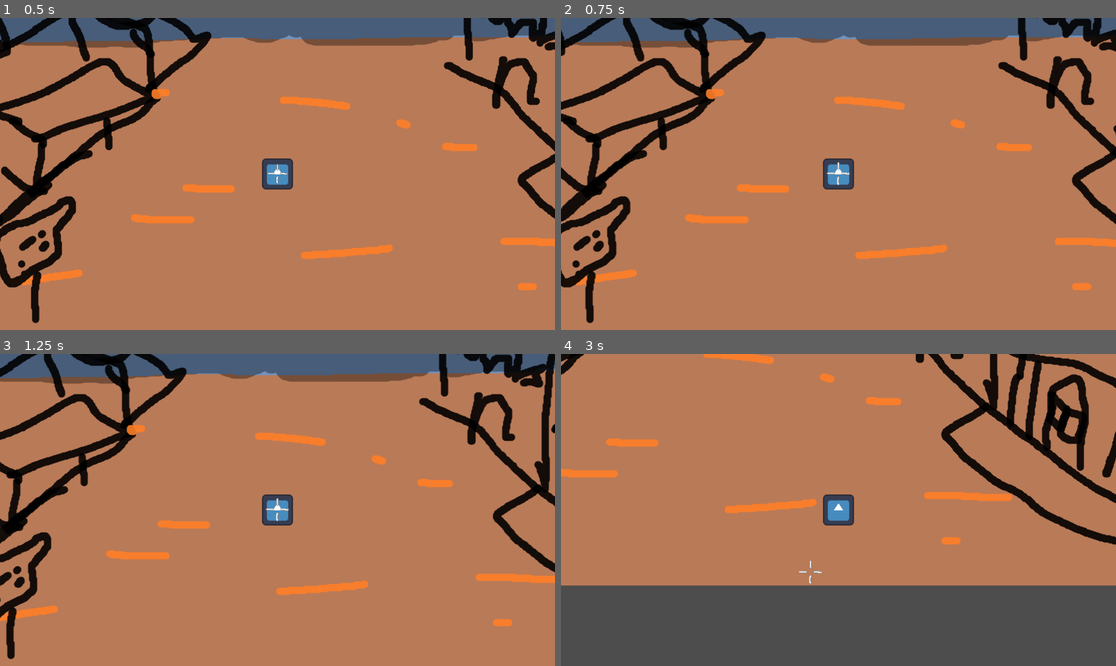
Above: before the commit, frames 1-4 (two rows, left to right).
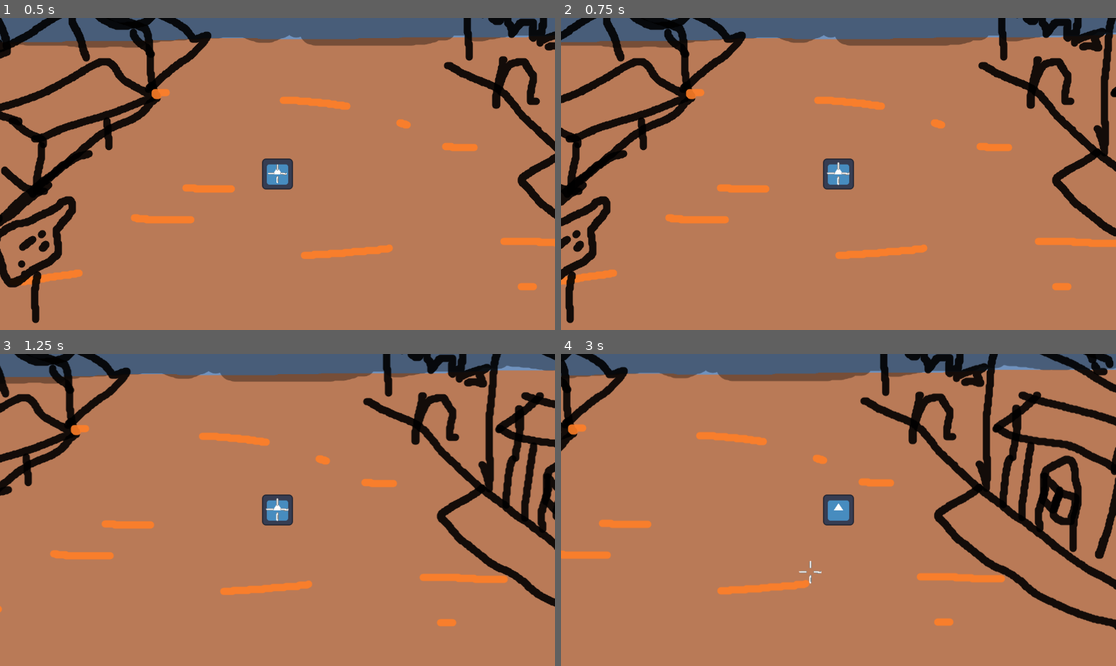
Above: after the commit, the same moments.

Repository: Niimphu/quickdraw
Game: Godot game, scene res://test.tscn
The game is run twice, just before and just after one commit, with the same random seed, the same clock (stepped at 60 frames per second) and the same inputs. The engine's default icon, where the game draws it, is replaced by a stand-in: a white triangle on a blue panel in a dark square.
Inputs (mouse positions are in pixels of both pictures, inside the frame that each line leads up to):
- Up to frame 1 (0.5 s): no input
- Up to frame 2 (0.75 s): tap Enter at 0.5 s; hold D (right) from 0.53 s (still down); hold Mouse wheel down (scroll_down) from 0.53 s (still down)
- Up to frame 3 (1.25 s): keep holding D (right); keep holding Mouse wheel down (scroll_down)
- Up to frame 4 (3 s): move the mouse to (727, 525) at 1.27 s; release D (right) at 1.28 s; release Mouse wheel down (scroll_down) at 1.28 s; hold S (down) 1.28-2.03 s; tap Mouse wheel up (scroll_up) at 1.35 s; move the mouse to (894, 441) at 2.02 s; press the mouse at (894, 441) at 2.03 s; hold D (right) 2.03-2.78 s; move the mouse to (810, 572) at 2.77 s; release the mouse at (810, 572) at 2.78 s; hold W (up) from 2.78 s (still down); tap Mouse wheel down (scroll_down) at 2.85 s

Frame 1 is identical in both runs. In frame 2, 17% of the frame differs, in the area x 0-100%, y 0-98%; in frame 3, 19%; in frame 4, 45%, in the area x 0-100%, y 0-100%.

Commit message:
window for focus fire

Diff:
--- a/player.gd
+++ b/player.gd
@@ -2,6 +2,7 @@
 
 @export var Gun: Node2D
 @export var ChargeInterval: Timer
+@export var FocusFireWindow: Timer
 @export var move_speed := 300
 
 var direction := Vector2.ZERO
@@ -18,6 +19,7 @@
 
 func _ready() -> void:
 	ChargeInterval.timeout.connect(_on_charge_interval_timeout)
+	FocusFireWindow.timeout.connect(_on_focus_fire_window_timeout)
 
 
 func _physics_process(_delta: float) -> void:
@@ -71,20 +73,19 @@
 
 func _on_holster_box_mouse_entered() -> void:
 	holstered = true
-	speed = move_speed * 0.25
 	ChargeInterval.start()
 
 
 func _on_holster_box_mouse_exited() -> void:
 	holstered = false
-	speed = move_speed
 	ChargeInterval.stop()
-	focused = false
+	FocusFireWindow.start()
 
 
 func _on_charge_interval_timeout() -> void:
 	if not focused:
 		focused = true
+		speed = move_speed * 0.25
 	elif focus_level < Gun.max_ammo:
 		if focus_level < Gun.ammo:
 			charged_bullets += 1
@@ -93,3 +94,9 @@
 		if charged_bullets == Gun.max_ammo:
 			#indicate fully focused
 			pass
+
+
+func _on_focus_fire_window_timeout() -> void:
+	focused = false
+	speed = move_speed
+	charged_bullets = 0
--- a/player.tscn
+++ b/player.tscn
@@ -10,10 +10,11 @@
 [sub_resource type="CircleShape2D" id="CircleShape2D_i3pqv"]
 radius = 33.13608
 
-[node name="Player" type="CharacterBody2D" unique_id=1997606648 node_paths=PackedStringArray("Gun", "ChargeInterval")]
+[node name="Player" type="CharacterBody2D" unique_id=1997606648 node_paths=PackedStringArray("Gun", "ChargeInterval", "FocusFireWindow")]
 script = ExtResource("1_onrkg")
 Gun = NodePath("Revolver")
 ChargeInterval = NodePath("ChargeInterval")
+FocusFireWindow = NodePath("FocusFireWindow")
 
 [node name="Sprite2D" type="Sprite2D" parent="." unique_id=831062429]
 scale = Vector2(0.5, 0.5)
@@ -34,5 +35,9 @@
 [node name="ChargeInterval" type="Timer" parent="." unique_id=1776902985]
 wait_time = 0.5
 
+[node name="FocusFireWindow" type="Timer" parent="." unique_id=1940774851]
+wait_time = 1.2
+one_shot = true
+
 [connection signal="mouse_entered" from="HolsterBox" to="." method="_on_holster_box_mouse_entered"]
 [connection signal="mouse_exited" from="HolsterBox" to="." method="_on_holster_box_mouse_exited"]
